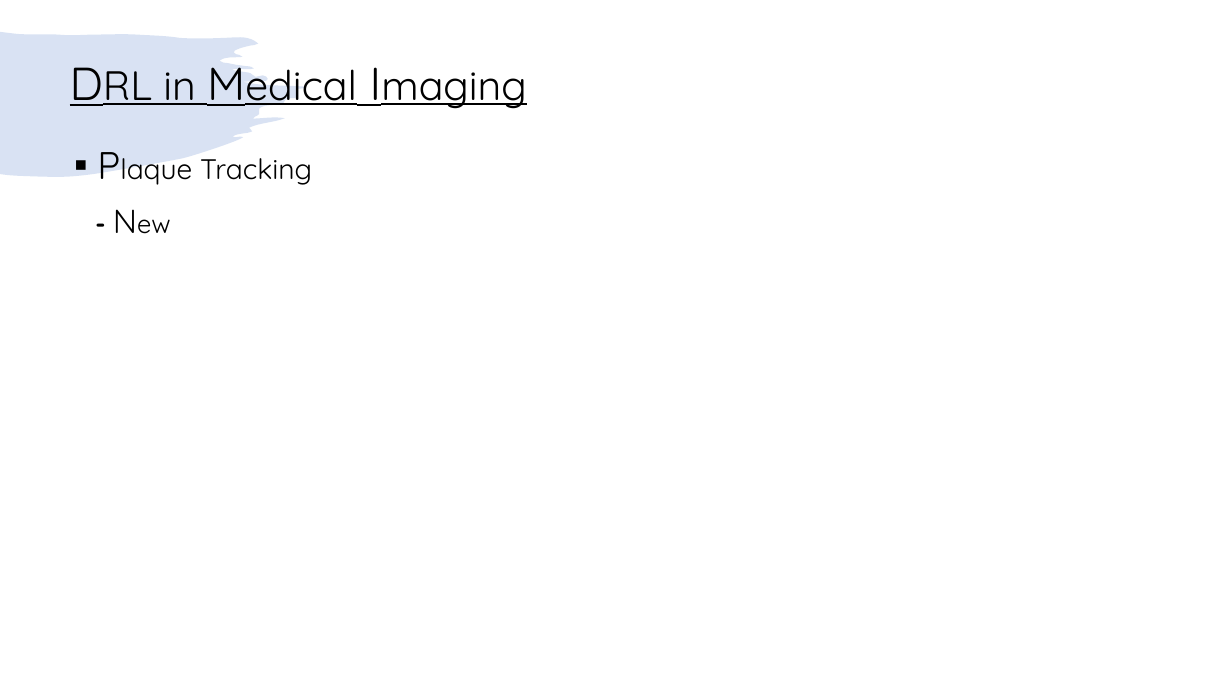
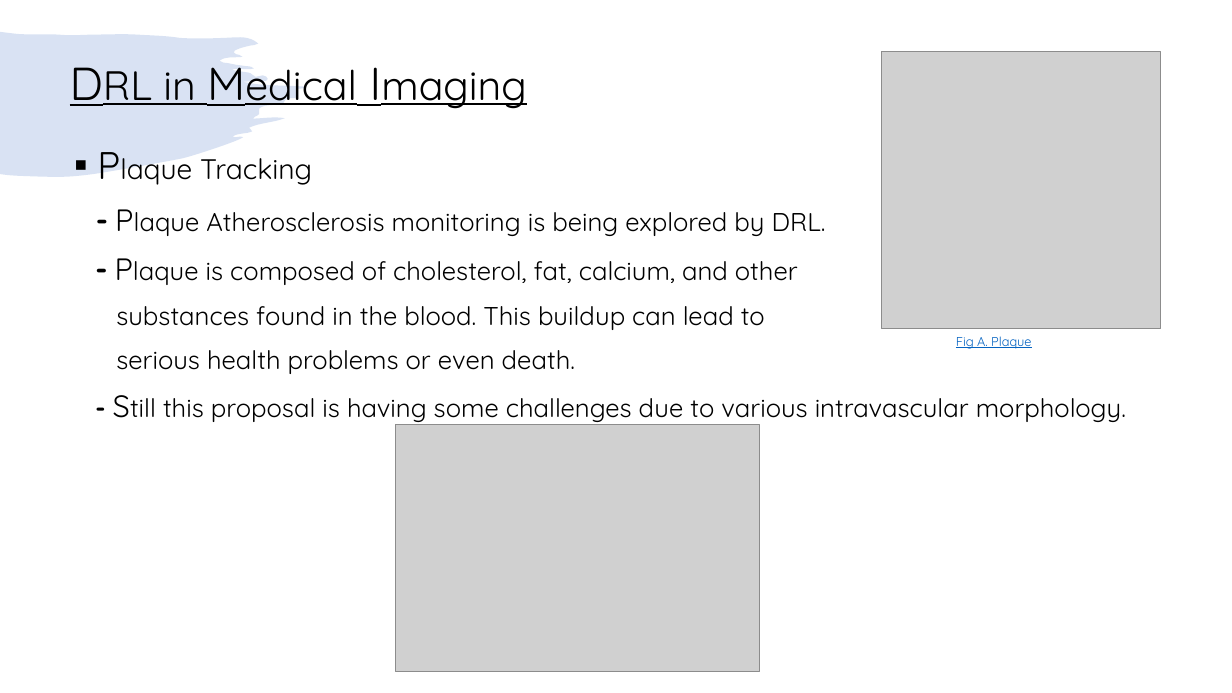
Before and after one commit to jocelynbaduria/cmpe-258_Deep-Learning, a slide deck: slide 31 of Short Story/Jocelyn_Baduria_DRL_Imaging_Literature_Review.pptx. Drawn at 1232x693 pixels with LibreOffice and Linux fonts; fonts in the diff are those of the drawing; grey boxes stand for pictures. Boxes give left, top, right and bottom in pixels: in the first picture for what was removed or moved away, otherwise in the second. Text is boxed around its words. In the diff, an @@ line names an element or a change of style, - is before the commit and + after.

```diff
--- a/Short Story/Jocelyn_Baduria_DRL_Imaging_Literature_Review.pptx
+++ b/Short Story/Jocelyn_Baduria_DRL_Imaging_Literature_Review.pptx
@@ picture added at box(882, 52, 1162, 329) @@
@@ text at box(116, 212, 1126, 425): text changed @@
-- New
+- Plaque Atherosclerosis monitoring is being explored by DRL.
+- Plaque is composed of cholesterol, fat, calcium, and other
+substances found in the blood. This buildup can lead to
+serious health problems or even death.
+- Still this proposal is having some challenges due to various intravascular morphology.
@@ text added at box(956, 336, 1031, 349), 10 pt, text #0563C1, underline @@
+Fig A. Plaque
@@ picture added at box(396, 424, 760, 672) @@
```
Also in this commit, not shown: 9 other slides changed, 3 slides added, 2 slides removed.
